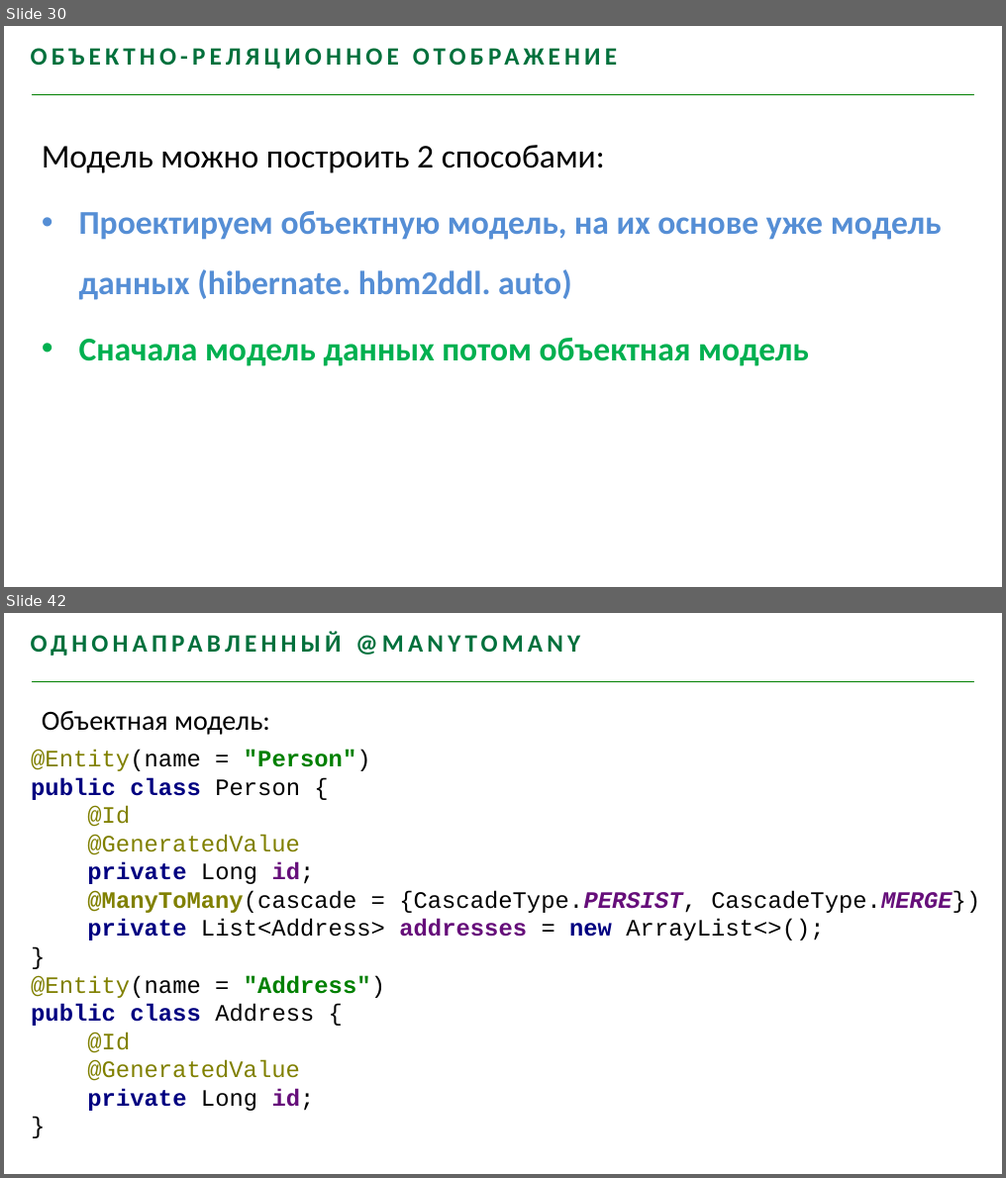
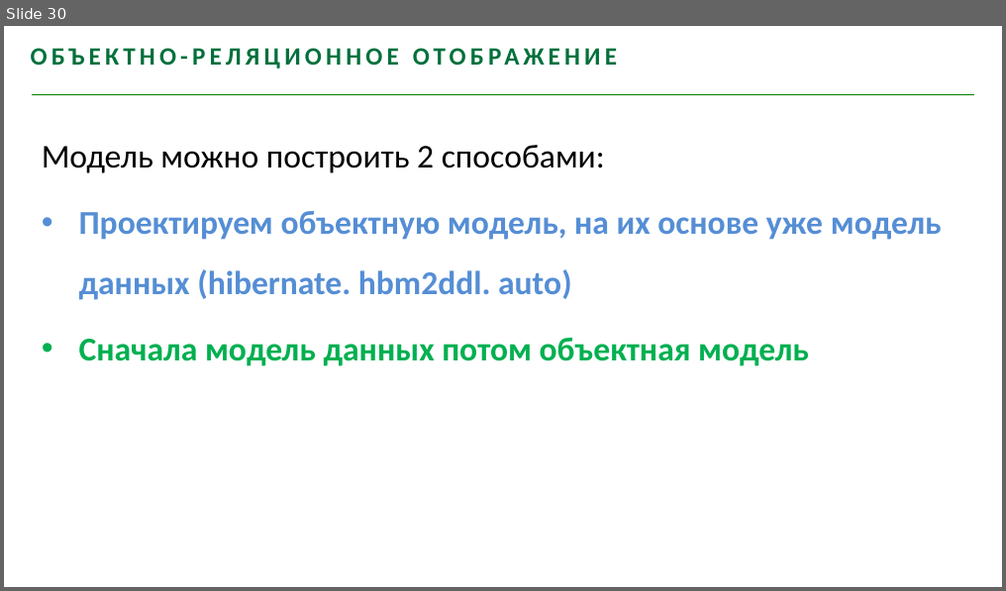
Before and after one commit to youhavebeenforked/JavaSchoolCourse, a slide deck: lessons/18_Hibernate/Hibernate.pptx. Shown one above the other, each under a label of ours: slides 30 and 42 before the commit, slide 30 after it; the slides between them are not shown. The pictures are 1006x1178 and 1006x591 pixels, drawn with LibreOffice and Linux fonts; fonts in the diff are those of the drawing; background and template pictures are left out. Boxes give left, top, right and bottom in pixels: in the first picture for what was removed or moved away, otherwise in the second. Text is boxed around its words. In the diff, an @@ line names an element or a change of style, - is before the commit and + after.

```diff
--- a/lessons/18_Hibernate/Hibernate.pptx
+++ b/lessons/18_Hibernate/Hibernate.pptx
@@ slide 42 removed at (4, 613, 1002, 1174), background #FFFFFF; not listed: 1 template element that a slide beside it also shows @@
@@ text removed at (30, 622, 746, 657) @@
-ОДНОНАПРАВЛЕННЫЙ @MANYTOMANY
@@ text removed at (42, 711, 270, 735) @@
-Объектная модель:
@@ text removed at (31, 750, 980, 1111) @@
-@Entity(name = "Person")
-public class Person {
-@Id
-@GeneratedValue
-private Long id;
-@ManyToMany(cascade = {CascadeType.PERSIST, CascadeType.MERGE})
-private List<Address> addresses = new ArrayList<>();
-}
-@Entity(name = "Address")
-public class Address {
-@Id
-@GeneratedValue
-private Long id;
-}
```
Also in this commit, not shown: 32 other slides removed, 5 other files.
